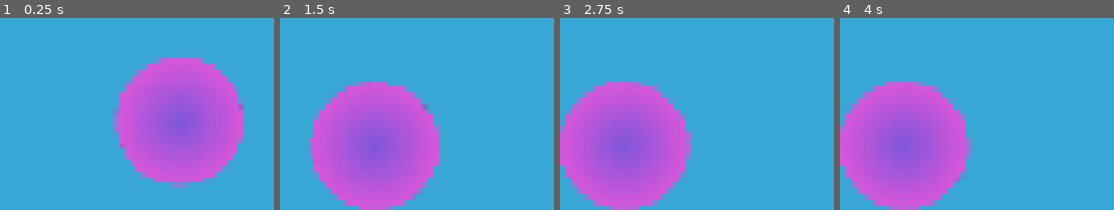
Above: before the commit, frames 1-4 (left to right).
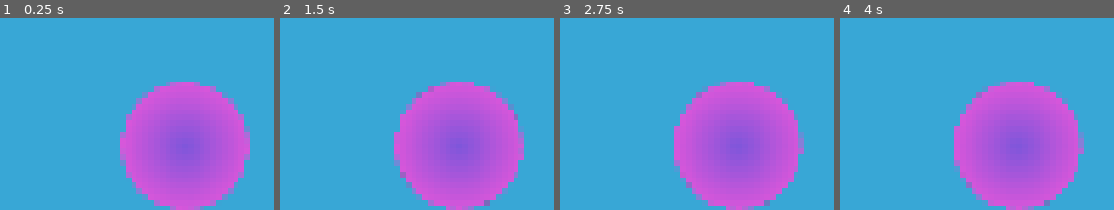
Above: after the commit, the same moments.

Repository: AmossGuy/BLAWK-remake
Game: Godot game, scene res://level1.tscn
Two runs of this game, one before a commit and one after it. Both use one fixed random seed, a clock stepped at 60 frames per second and the inputs below.
Inputs:
- Up to frame 1 (0.25 s): no input
- Up to frame 2 (1.5 s): no input
- Up to frame 3 (2.75 s): no input
- Up to frame 4 (4 s): tap Enter at 3.5 s

The runs differ from the first frame. In frame 1, 21% of the frame differs, in the area x 41-92%, y 20-100%; in frame 2, 41%; in frame 3, 48%; in frame 4, 48%, in the area x 0-90%, y 33-100%.

Commit message:
increased gravity + thicker borders

Diff:
--- a/level1.tscn
+++ b/level1.tscn
@@ -1,7 +1,10 @@
-[gd_scene load_steps=4 format=2]
+[gd_scene load_steps=5 format=2]
 
 [ext_resource path="res://ball.svg" type="Texture" id=1]
 [ext_resource path="res://scripts/CameraMoveByWindow.gd" type="Script" id=2]
+
+[sub_resource type="RectangleShape2D" id=2]
+extents = Vector2( 10000, 10000 )
 
 [sub_resource type="CircleShape2D" id=1]
 radius = 32.0
@@ -16,6 +19,7 @@
 margin_bottom = 1080.0
 color = Color( 0.2184, 0.65352, 0.84, 1 )
 __meta__ = {
+"_edit_lock_": true,
 "_edit_use_anchors_": false
 }
 
@@ -26,14 +30,23 @@
 script = ExtResource( 2 )
 
 [node name="KinematicBody2D" type="KinematicBody2D" parent="Camera2D"]
+visible = false
 
-[node name="CollisionPolygon2D" type="CollisionPolygon2D" parent="Camera2D/KinematicBody2D"]
-polygon = PoolVector2Array( 0, 0, 680, 0, 744, -64, -64, -64, -64, 448, 0, 384 )
+[node name="CollisionShape2D" type="CollisionShape2D" parent="Camera2D/KinematicBody2D"]
+position = Vector2( 340, -10000 )
+shape = SubResource( 2 )
 
-[node name="CollisionPolygon2D2" type="CollisionPolygon2D" parent="Camera2D/KinematicBody2D"]
-position = Vector2( 680, 384 )
-rotation = 3.14159
-polygon = PoolVector2Array( 0, 0, 680, 0, 744, -64, -64, -64, -64, 448, 0, 384 )
+[node name="CollisionShape2D2" type="CollisionShape2D" parent="Camera2D/KinematicBody2D"]
+position = Vector2( 340, 10384 )
+shape = SubResource( 2 )
+
+[node name="CollisionShape2D3" type="CollisionShape2D" parent="Camera2D/KinematicBody2D"]
+position = Vector2( -10000, 192 )
+shape = SubResource( 2 )
+
+[node name="CollisionShape2D4" type="CollisionShape2D" parent="Camera2D/KinematicBody2D"]
+position = Vector2( 10680, 192 )
+shape = SubResource( 2 )
 
 [node name="RigidBody2D" type="RigidBody2D" parent="."]
 position = Vector2( 352, 608 )
@@ -42,4 +55,5 @@
 texture = ExtResource( 1 )
 
 [node name="CollisionShape2D" type="CollisionShape2D" parent="RigidBody2D"]
+visible = false
 shape = SubResource( 1 )
--- a/project.godot
+++ b/project.godot
@@ -32,6 +32,10 @@
 window/stretch/mode="2d"
 window/stretch/aspect="expand"
 
+[physics]
+
+2d/default_gravity=1000
+
 [rendering]
 
 quality/driver/driver_name="GLES2"
